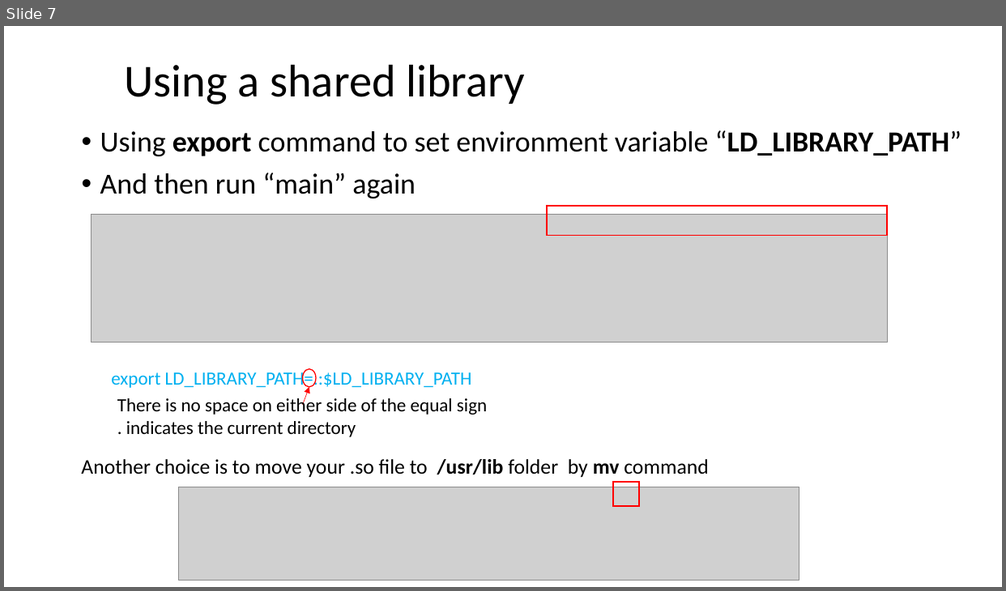
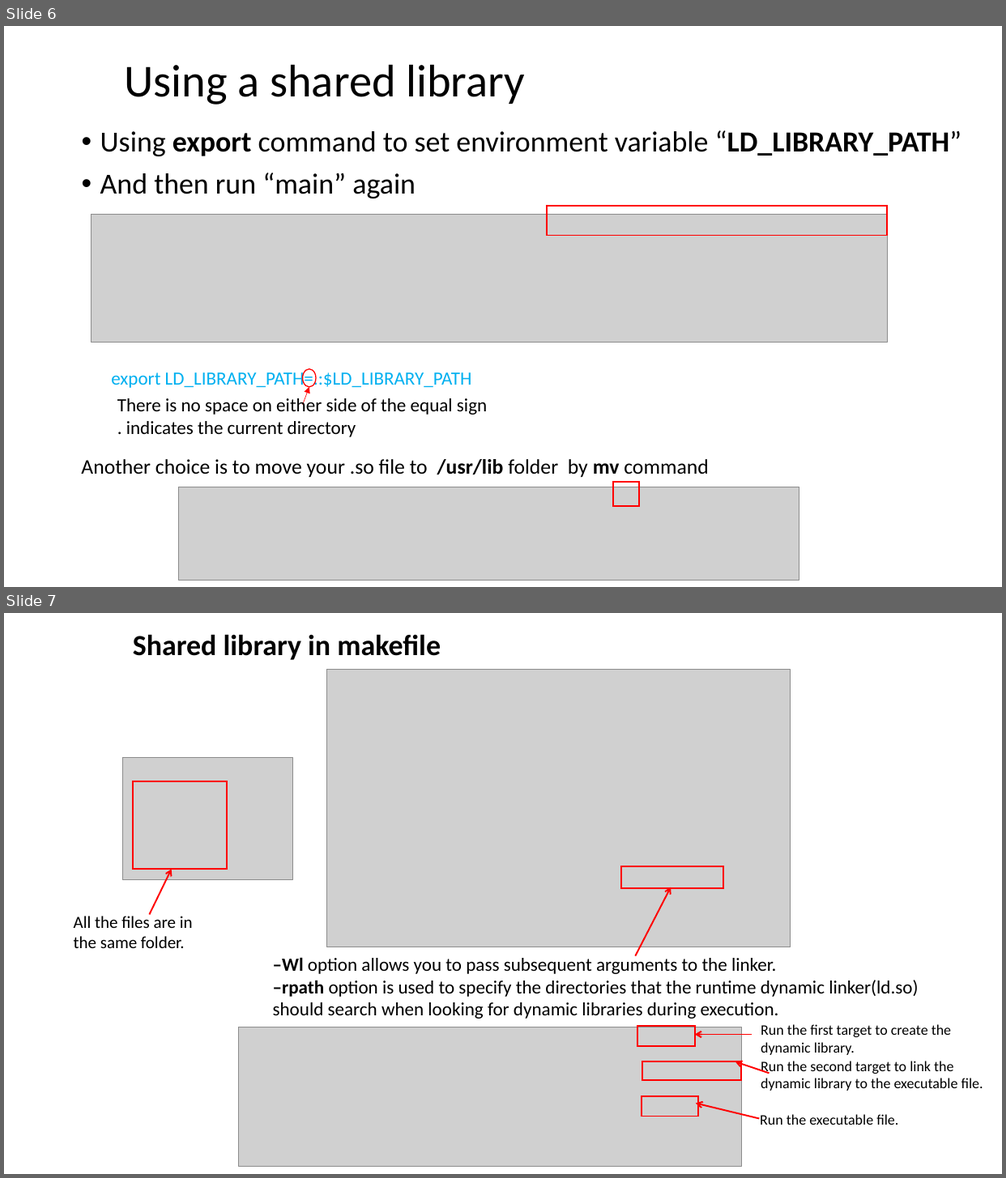
Before and after one commit to ShiqiYu/CPP, a slide deck: week07/Lab07.pptx. Shown one above the other, each under a label of ours: slide 7 before the commit, slides 6 and 7 after it. The pictures are 1006x591 and 1006x1178 pixels, drawn with LibreOffice and Linux fonts; fonts in the diff are those of the drawing; grey boxes stand for pictures; background and template pictures are left out. Boxes give left, top, right and bottom in pixels: in the first picture for what was removed or moved away, otherwise in the second. Text is boxed around its words. In the diff, an @@ line names an element or a change of style, - is before the commit and + after.

```diff
--- a/week07/Lab07.pptx
+++ b/week07/Lab07.pptx
@@ slide 7 added at (4,613,1002,1174), background #FFFFFF @@
@@ text added at (133,634,441,660), 28 pt, text #000000, bold @@
+Shared library in makefile
@@ picture added at (326,670,790,948) @@
@@ picture added at (122,757,292,880) @@
@@ rectangle added at (133,781,227,869), outline #FF0000 1.5 pt @@
@@ arrow added from (149, 914) to (172, 869), #FF0000 1.5 pt @@
@@ rectangle added at (621,867,722,888), outline #FF0000 1.5 pt @@
@@ arrow added from (635, 956) to (671, 888), #FF0000 1.5 pt @@
@@ text added at (74,914,193,948), 16.3 pt, text #000000 @@
+  All the files are in
+  the same folder.
@@ text added at (273,956,918,1019), 18 pt, text #000000 @@
+–Wl option allows you to pass subsequent arguments to the linker.
+–rpath option is used to specify the directories that the runtime dynamic linker(ld.so)
+should search when looking for dynamic libraries during execution.
@@ text added at (761,1024,951,1055), 14 pt, text #000000 @@
+  Run the first target to create the dynamic library.
@@ picture added at (239,1027,742,1166) @@
@@ rectangle added at (638,1026,695,1046), outline #FF0000 1.5 pt @@
@@ arrow added from (752, 1034) to (695, 1034), #FF0000 1.5 pt @@
@@ rectangle added at (642,1062,741,1081), outline #FF0000 1.5 pt @@
@@ arrow added from (769, 1073) to (735, 1063), #FF0000 1.5 pt @@
@@ text added at (761,1061,983,1091), 14 pt, text #000000 @@
+  Run the second target to link the dynamic library to the executable file.
@@ rectangle added at (641,1097,699,1117), outline #FF0000 1.5 pt @@
@@ arrow added from (760, 1119) to (696, 1103), #FF0000 1.5 pt @@
@@ text added at (760,1114,898,1125), 14 pt, text #000000 @@
+  Run the executable file.
@@ what was slide 7 is now slide 6 @@
```
Also in this commit, not shown: 4 slides changed, 5 other slides added, 3 slides removed, 1 other file.
